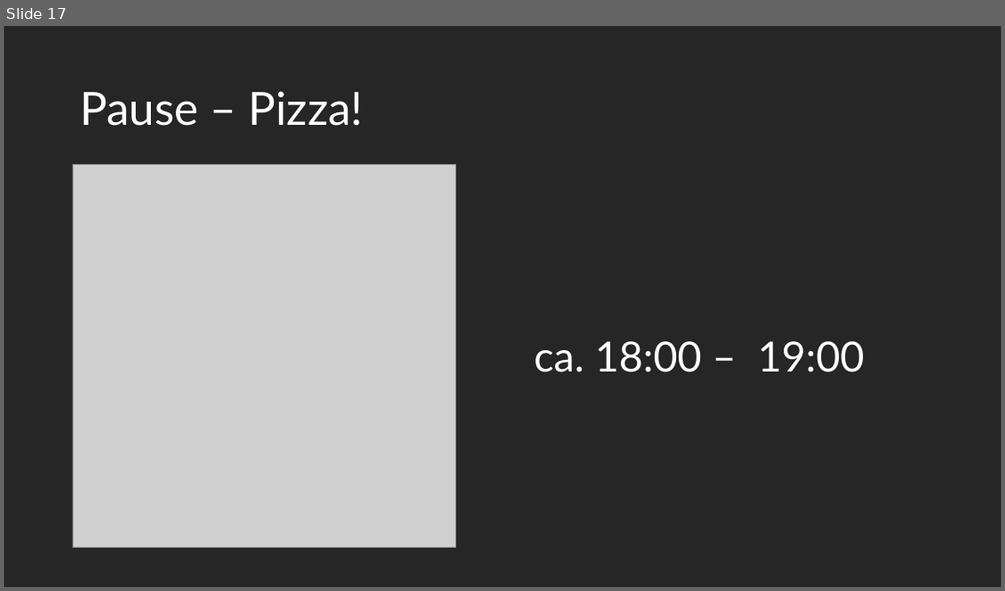
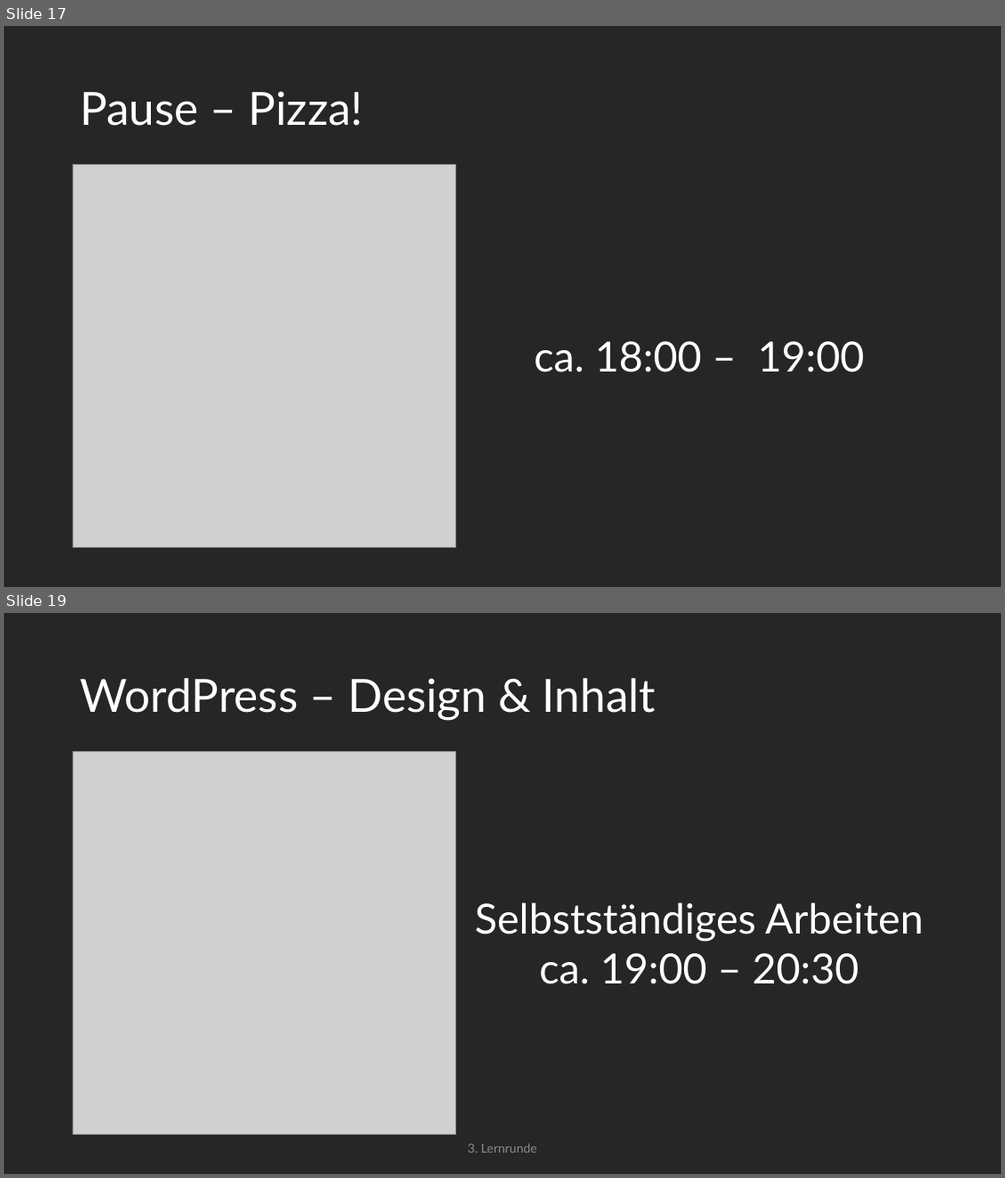
Before and after one commit to maximotus/skill-saturday-wordpress-portfolio-website, a slide deck: wordpress-portfolio-website-presentation.pptx. Shown one above the other, each under a label of ours: slide 17 before the commit, slides 17 and 19 after it; the slides between them are not shown. The pictures are 1005x591 and 1005x1178 pixels, drawn with LibreOffice and Linux fonts; fonts in the diff are those of the drawing; grey boxes stand for pictures. Boxes give left, top, right and bottom in pixels: in the first picture for what was removed or moved away, otherwise in the second. Text is boxed around its words. In the diff, an @@ line names an element or a change of style, - is before the commit and + after.

```diff
--- a/wordpress-portfolio-website-presentation.pptx
+++ b/wordpress-portfolio-website-presentation.pptx
@@ slide 19 added at (4, 613, 1001, 1174), background #262626 @@
@@ title added at (80, 678, 655, 720), 44 pt, text #FFFFFF @@
+WordPress – Design & Inhalt
@@ picture added at (73, 751, 455, 1135) @@
@@ text added at (475, 902, 923, 984), 40 pt, text #FFFFFF @@
+Selbstständiges Arbeiten
+ca. 19:00 – 20:30
@@ text added at (468, 1143, 537, 1152), 12 pt, text #8C8C8C @@
+3. Lernrunde
```
Also in this commit, not shown: 3 slides changed, 3 other slides added, 1 other file.
